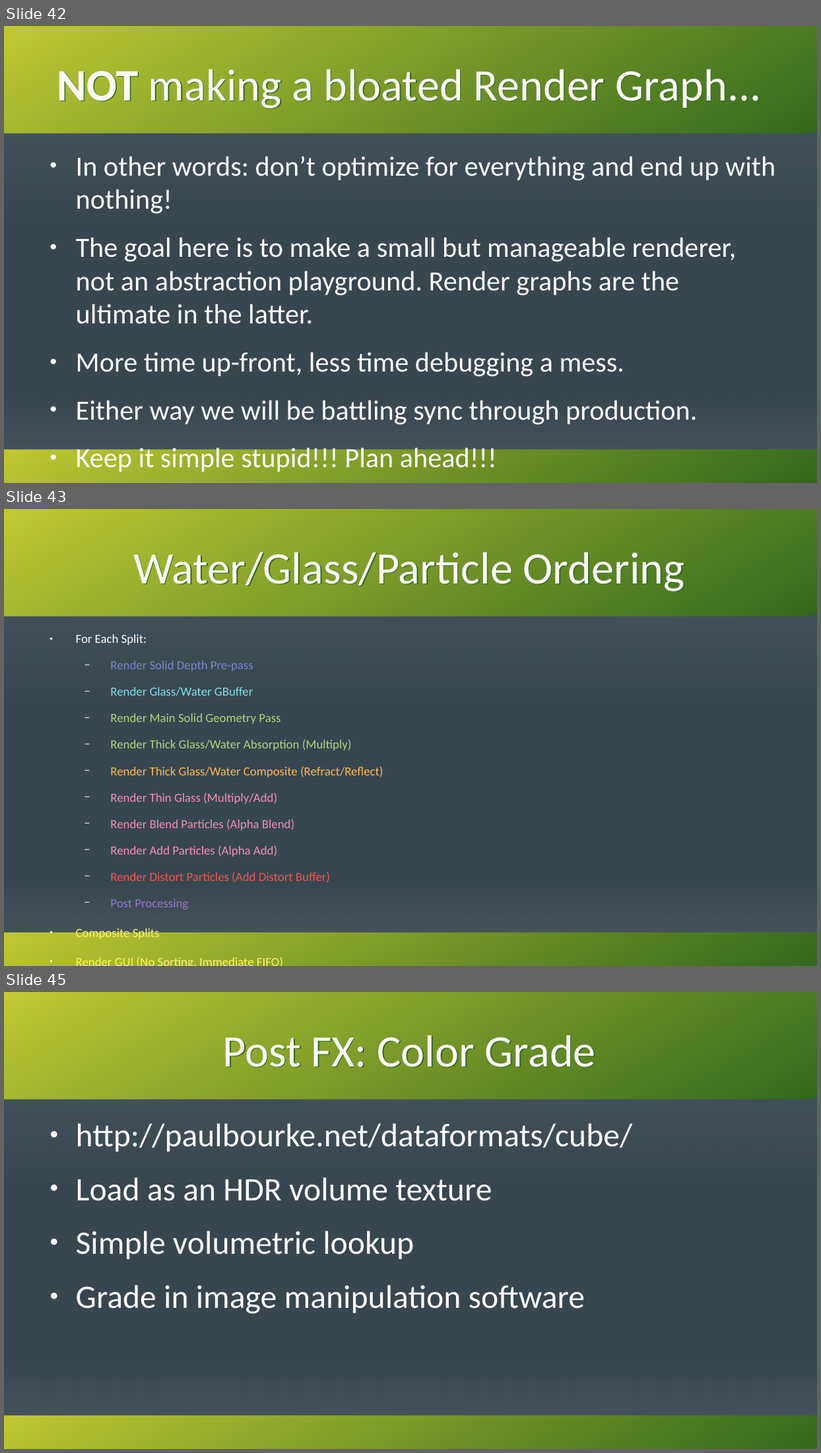
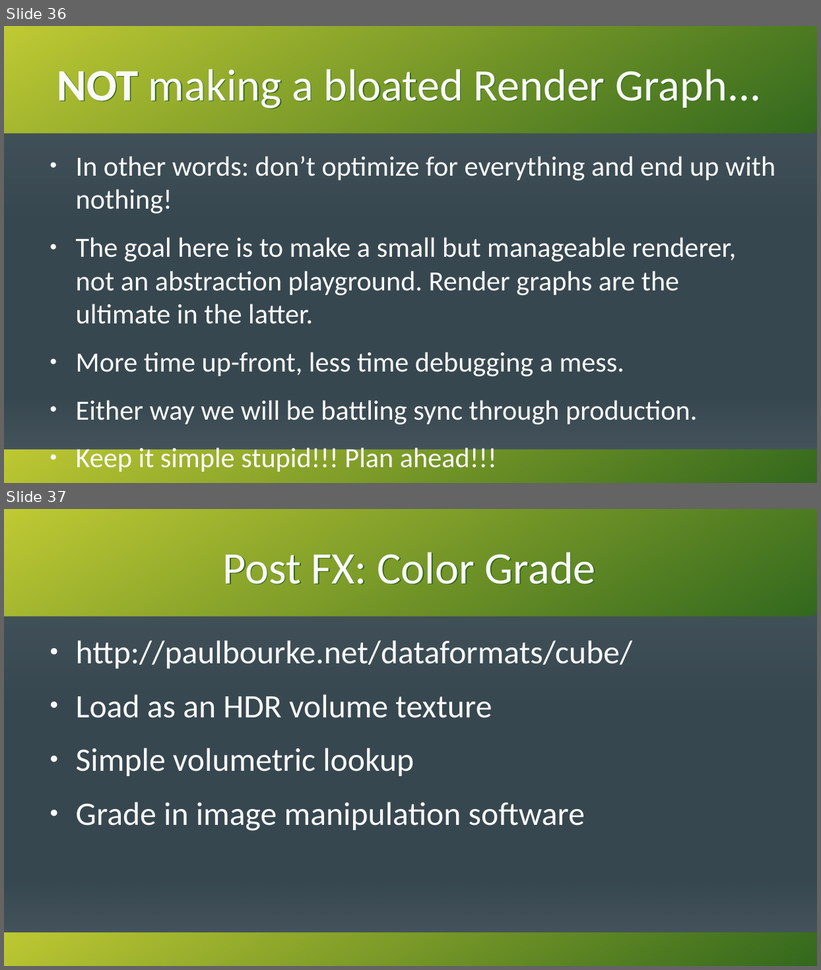
Before and after one commit to KenzieMac130/CitrusToolbox, a slide deck: docs/MovingToGpuDrivenRendering.odp. Shown one above the other, each under a label of ours: slides 42, 43 and 45 before the commit, slides 36 and 37 after it; the slides between them are not shown. The pictures are 821x1453 and 821x970 pixels, drawn with LibreOffice and Linux fonts; fonts in the diff are those of the drawing. Boxes give left, top, right and bottom in pixels: in the first picture for what was removed or moved away, otherwise in the second. Text is boxed around its words. In the diff, an @@ line names an element or a change of style, - is before the commit and + after.

```diff
--- a/docs/MovingToGpuDrivenRendering.odp
+++ b/docs/MovingToGpuDrivenRendering.odp
@@ slide 43 removed at [4,509,817,966], background #37474F; not listed: 4 template elements that a slide beside it also shows @@
@@ title removed at [133,552,684,591] @@
-Water/Glass/Particle Ordering
@@ text removed at [76,634,384,910] @@
-● For Each Split:
-  − Render Solid Depth Pre-pass
-  − Render Glass/Water GBuffer
-  − Render Main Solid Geometry Pass
-  − Render Thick Glass/Water Absorption (Multiply)
-  − Render Thick Glass/Water Composite (Refract/Reflect)
-  − Render Thin Glass (Multiply/Add)
-  − Render Blend Particles (Alpha Blend)
-  − Render Add Particles (Alpha Add)
-  − Render Distort Particles (Add Distort Buffer)
-  − Post Processing
-● Composite Splits
-● Render GUI (No Sorting, Immediate FIFO)
@@ what was slide 42 is now slide 36 @@
@@ what was slide 45 is now slide 37 @@
```
Also in this commit, not shown: 2 slides changed, 9 other slides removed.
